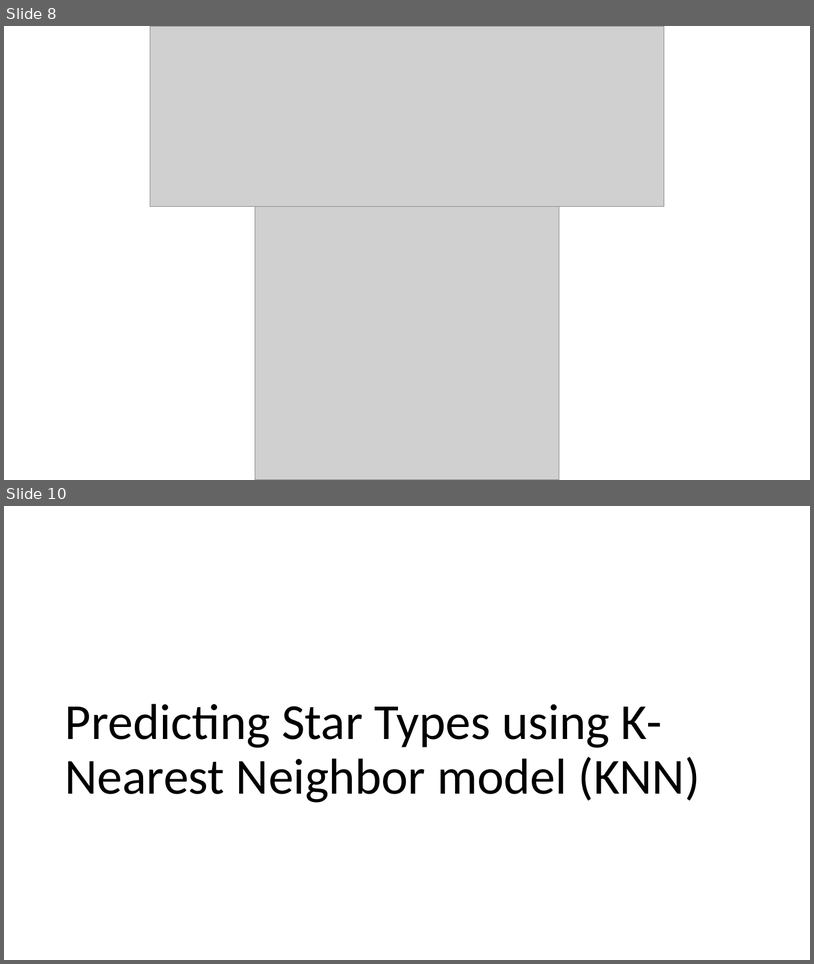
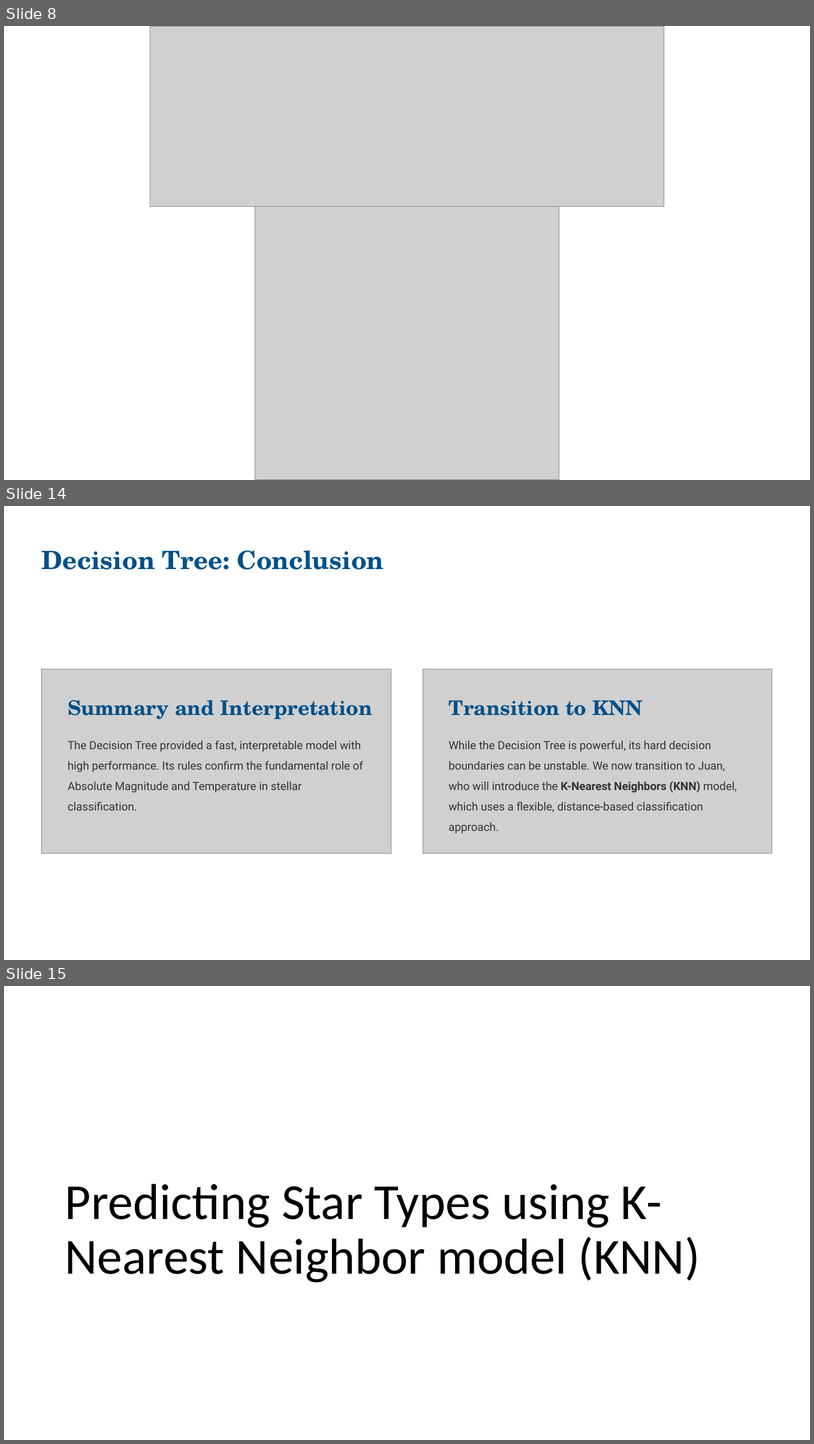
Before and after one commit to aidenhammond/data-science-final-project, a slide deck: data-science-final-projects.pptx. Shown one above the other, each under a label of ours: slides 8 and 10 before the commit, slides 8, 14 and 15 after it; the slides between them are not shown. The pictures are 814x964 and 814x1444 pixels, drawn with LibreOffice and Linux fonts; fonts in the diff are those of the drawing; grey boxes stand for pictures. Boxes give left, top, right and bottom in pixels: in the first picture for what was removed or moved away, otherwise in the second. Text is boxed around its words. In the diff, an @@ line names an element or a change of style, - is before the commit and + after.

```diff
--- a/data-science-final-projects.pptx
+++ b/data-science-final-projects.pptx
@@ slide 14 added at (4,506,810,960), background #FFFFFF @@
@@ text added at (42,550,384,570), 30 pt, text #005088, bold @@
+Decision Tree: Conclusion
@@ picture added at (42,669,391,853) @@
@@ picture added at (423,669,773,853) @@
@@ text added at (68,700,373,719), 24 pt, text #005088, bold @@
+Summary and Interpretation
@@ text added at (449,700,642,715), 24 pt, text #005088, bold @@
+Transition to KNN
@@ text added at (68,740,363,792), 13.5 pt, text #333333 @@
+The Decision Tree provided a fast, interpretable model with high performance. Its rules confirm the fundamental role of Absolute Magnitude and Temperature in stellar classification.
@@ text added at (449,740,737,812), 13.5 pt, text #333333 @@
+While the Decision Tree is powerful, its hard decision boundaries can be unstable. We now transition to Juan, who will introduce the K-Nearest Neighbors (KNN) model, which uses a flexible, distance-based classification approach.
@@ what was slide 10 is now slide 15 @@
```
Also in this commit, not shown: 1 slide changed, 4 other slides added.
